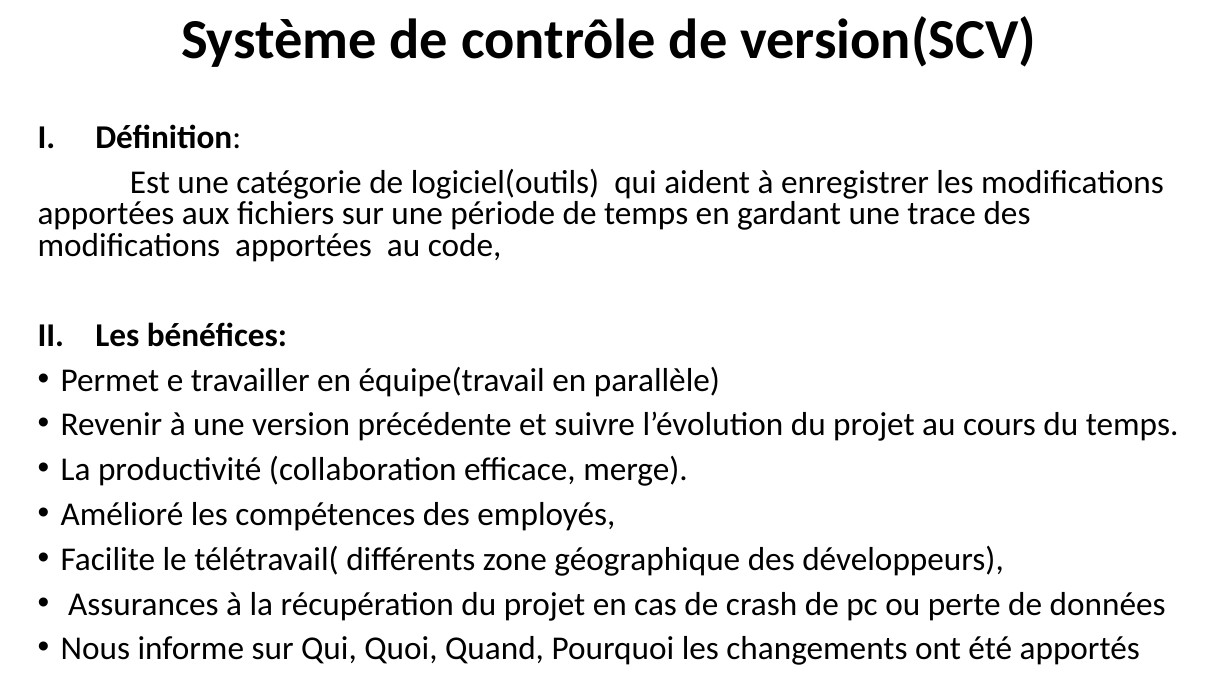
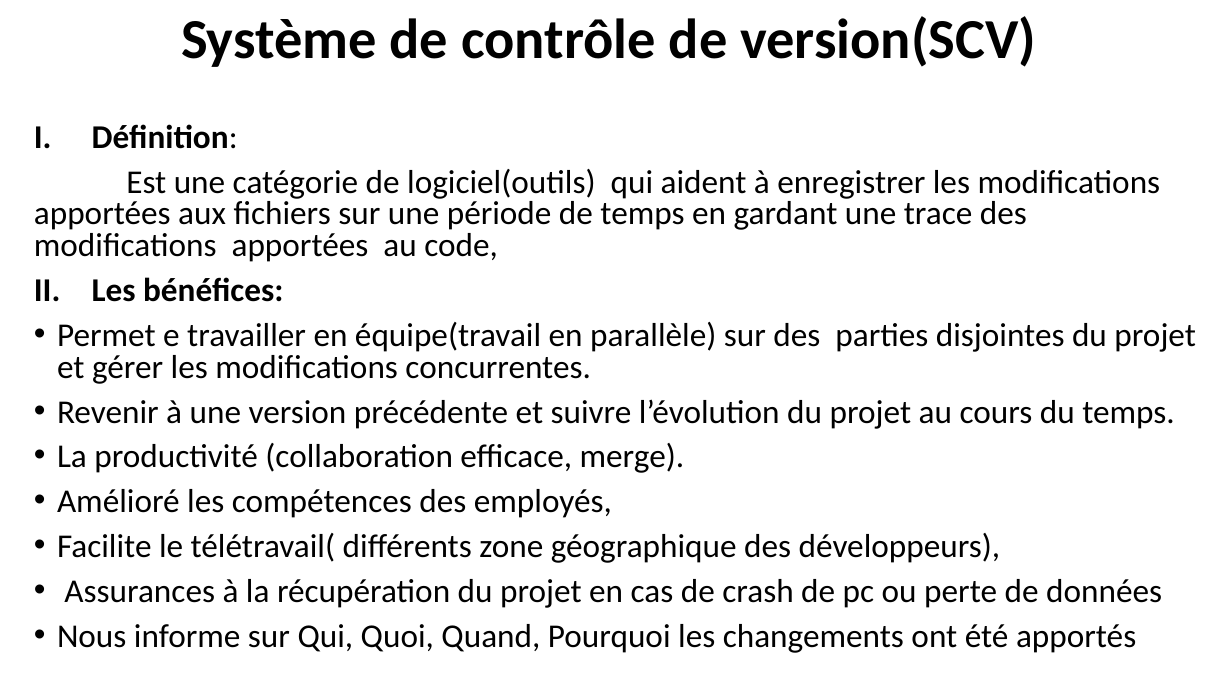
Before and after one commit to belakebiboussad/form, a slide deck: slide 1 of Formation Git.pptx. Drawn at 1232x693 pixels with LibreOffice and Linux fonts; fonts in the diff are those of the drawing. Boxes give left, top, right and bottom in pixels: in the first picture for what was removed or moved away, otherwise in the second. Text is boxed around its words. In the diff, an @@ line names an element or a change of style, - is before the commit and + after.

```diff
--- a/Formation Git.pptx
+++ b/Formation Git.pptx
@@ text at (x1=57, y1=322, x2=1196, y2=384): text changed @@
-• Permet e travailler en équipe(travail en parallèle)
+• Permet e travailler en équipe(travail en parallèle) sur des parties disjointes du projet et gérer les modifications concurrentes.
```
Also in this commit, not shown: 3 other slides changed, 2 slides added, 2 slides removed, 3 other files.
